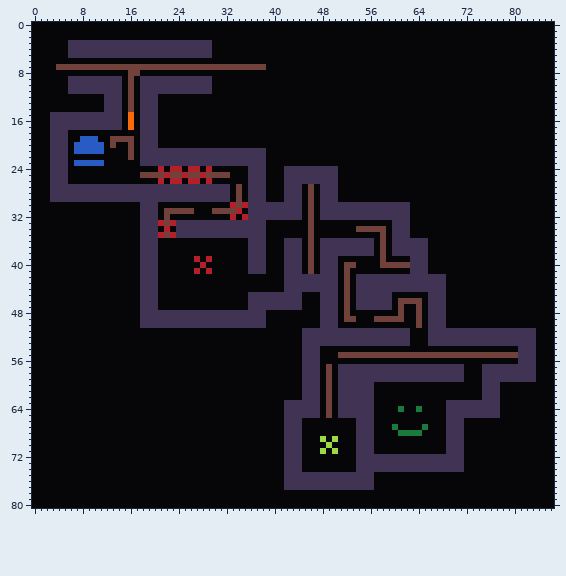
A pixel-art file gets an edit: blog/tutorial-planning.aseprite. The picture above was drawn from the file before the commit.
87x81 pixels, 1 frame.
The same view after the edit:
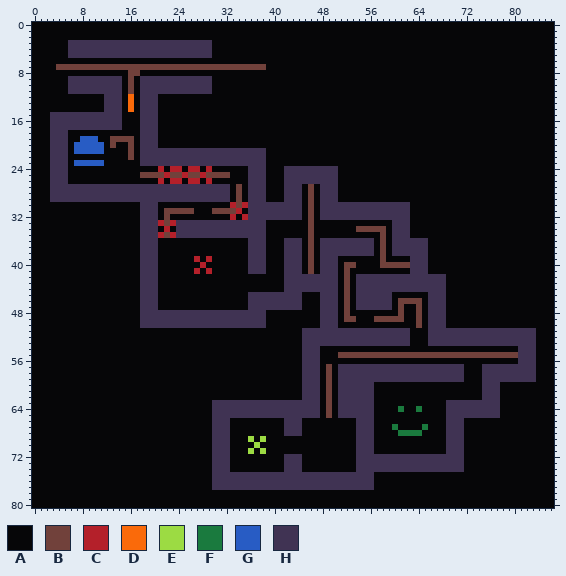
Palette (. is transparent): A #060608  B #71413b  C #b4202a  D #fa6a0a  E #9cdb43  F #1a7a3e  G #285cc4  H #403353
The exact change:
Changed rows in their new state; - is an unchanged pixel.
first column x 16:
12 D
13 D
14 D
15 A
16 A
17 A
first column x 30:
63 HHHHHHHHHHHH---------
64 HHHHHHHHHHHH---------
65 HHHHHHHHHHHH---------
66 HHH------------------
67 HHH------------------
68 HHH------------------
69 HHH---E-E---AAA---A-A
70 HHH----E----AAA----A-
71 HHH---E-E---AAA---A-A
72 HHH------------------
73 HHH------------------
74 HHH------------------
75 HHHHHHHHHHHH---------
76 HHHHHHHHHHHH---------
77 HHHHHHHHHHHH---------
Pixel boxes of the changes (left, top, right, bottom) in both pictures:
changed: (128, 94, 134, 130)
changed: (212, 400, 284, 490)
changed: (284, 436, 302, 454)
changed: (320, 436, 338, 454)
